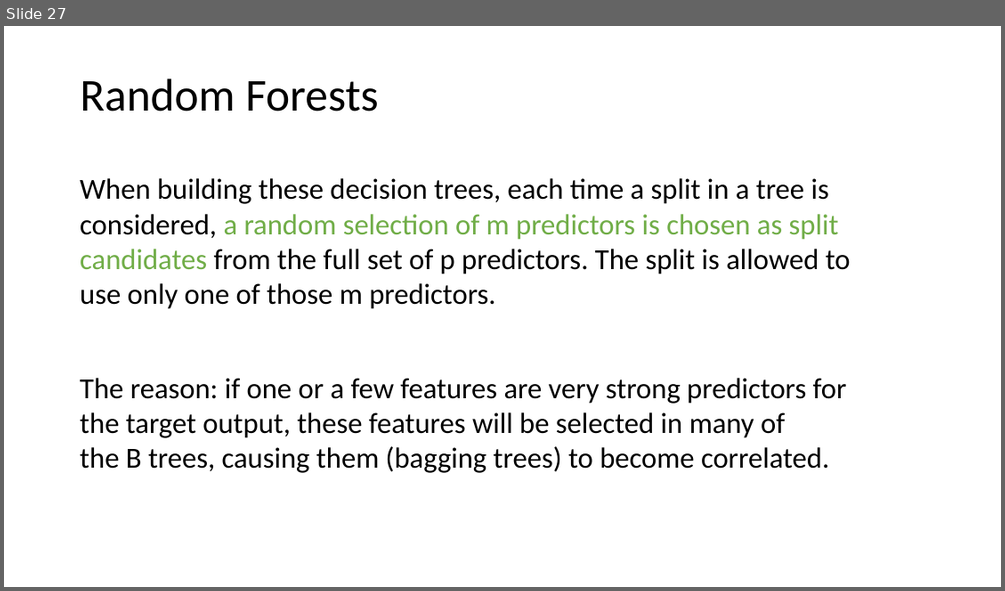
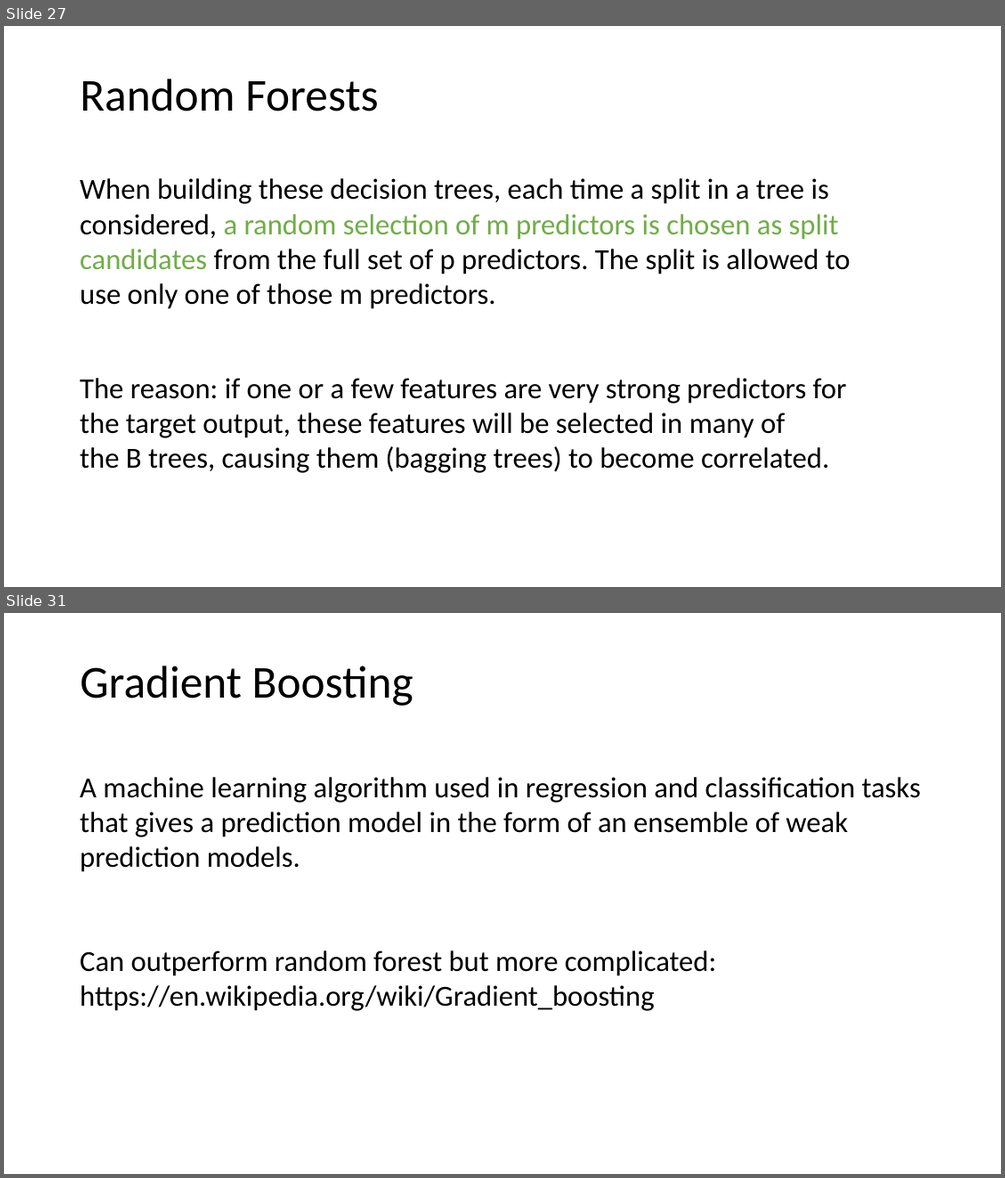
Before and after one commit to tianzheng4/tianzheng4.github.io, a slide deck: _umkc-teaching/slides/Lecture9.pptx. Shown one above the other, each under a label of ours: slide 27 before the commit, slides 27 and 31 after it; the slides between them are not shown. The pictures are 1005x591 and 1005x1178 pixels, drawn with LibreOffice and Linux fonts; fonts in the diff are those of the drawing. Boxes give left, top, right and bottom in pixels: in the first picture for what was removed or moved away, otherwise in the second. Text is boxed around its words. In the diff, an @@ line names an element or a change of style, - is before the commit and + after.

```diff
--- a/_umkc-teaching/slides/Lecture9.pptx
+++ b/_umkc-teaching/slides/Lecture9.pptx
@@ slide 31 added at <box>4,613,1001,1174</box>, background #FFFFFF @@
@@ title added at <box>80,666,413,706</box>, 44 pt, text #000000 @@
+Gradient Boosting
@@ text added at <box>80,777,921,872</box>, 28 pt, text #000000 @@
+A machine learning algorithm used in regression and classification tasks that gives a prediction model in the form of an ensemble of weak prediction models.
@@ text added at <box>80,950,716,1011</box>, 28 pt, text #000000 @@
+Can outperform random forest but more complicated: https://en.wikipedia.org/wiki/Gradient_boosting
```
Also in this commit, not shown: 4 other slides added, 2 other files.
